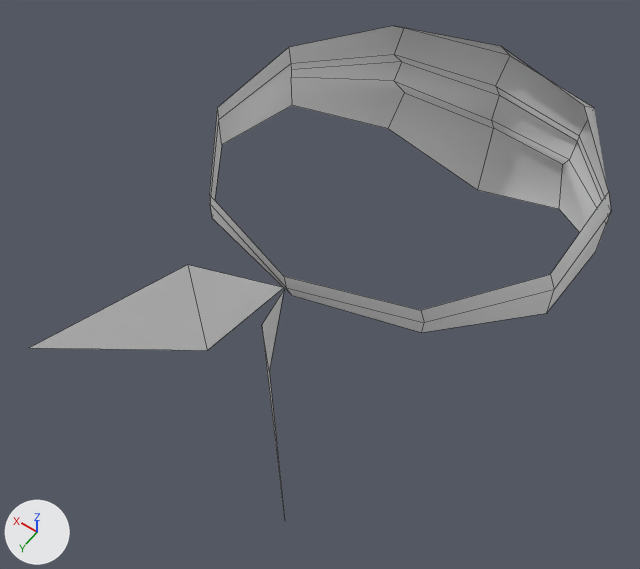
One commit to the FBX model QuestTemplate/Assets/Design/Player/Models/ScarfBlue.fbx: the scene before it, then after it.
Both versions are drawn from a camera (50 mm lens) standing at (-0.165, 0.312, 0.181) and looking at (0.012, 0.064, -0.209). The axes (+X, +Y, +Z) are drawn at lower left. The lights are the same throughout. Mesh edges are drawn as thin lines.

Names of what the first picture shows: 'BlueScarf'.
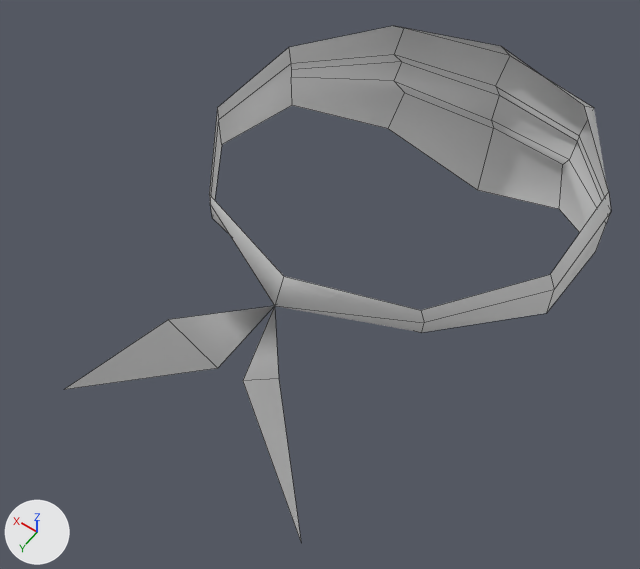
What differs and where, as boxes (x1, y1, x2, y2) in the pictures (640 x 569 px; the box of a moved part takes in the faces that stretch with it):
```json
{"object": "BlueScarf", "change": "reshaped", "before": [30, 26, 611, 510], "after": [65, 26, 611, 541], "on screen": "6% narrower, 6% taller"}
{"part": 1, "of": "me_circle_001", "change": "deleted", "before": [262, 291, 284, 510]}
{"part": 2, "of": "me_circle_001", "change": "moved or reshaped", "before": [30, 195, 424, 350], "after": [65, 195, 424, 541]}
```

Scene script edits in JSON lines:
```json
{"block": "me_circle_001", "where": "# used by ob_bluescarf; location = (0.0, 0.0, 0.0)"}
{"op": "remove", "block": "me_circle_001", "code": "me_circle_001.from_pydata(...)  # 54 vertices, 36 faces; spans x -0.105..0.103, y -0.118..0.202, z -0.271..-0.129"}
{"op": "add", "block": "me_circle_001", "code": "me_circle_001.from_pydata(...)  # 52 vertices, 36 faces; spans x -0.105..0.103, y -0.118..0.194, z -0.271..-0.144"}
{"block": "me_circle_001", "change": "me_circle_001 part 1: the loose piece of 4 vertices spanning x -0.065..-0.001, y 0.112..0.198, z -0.179..-0.131 is deleted"}
{"block": "me_circle_001", "change": "me_circle_001 part 2"}
{"block": "me_circle_001", "change": "2 vertices are removed from x -0.001..0.081, y 0.11..0.202, z -0.165..-0.154"}
{"block": "me_circle_001", "change": "5 faces are deleted"}
{"block": "me_circle_001", "change": "3 vertices move from x 0.0..0.031, y 0.11..0.151, z -0.173..-0.129 to x 0.016..0.081, y 0.146..0.194, z -0.213..-0.151"}
{"block": "me_circle_001", "change": "4 vertices are added at (-0.001, 0.119, -0.158), (-0.012, 0.133, -0.195), (-0.015, 0.162, -0.156), (-0.065, 0.188, -0.216)"}
{"block": "me_circle_001", "change": "7 new faces join them"}
```
